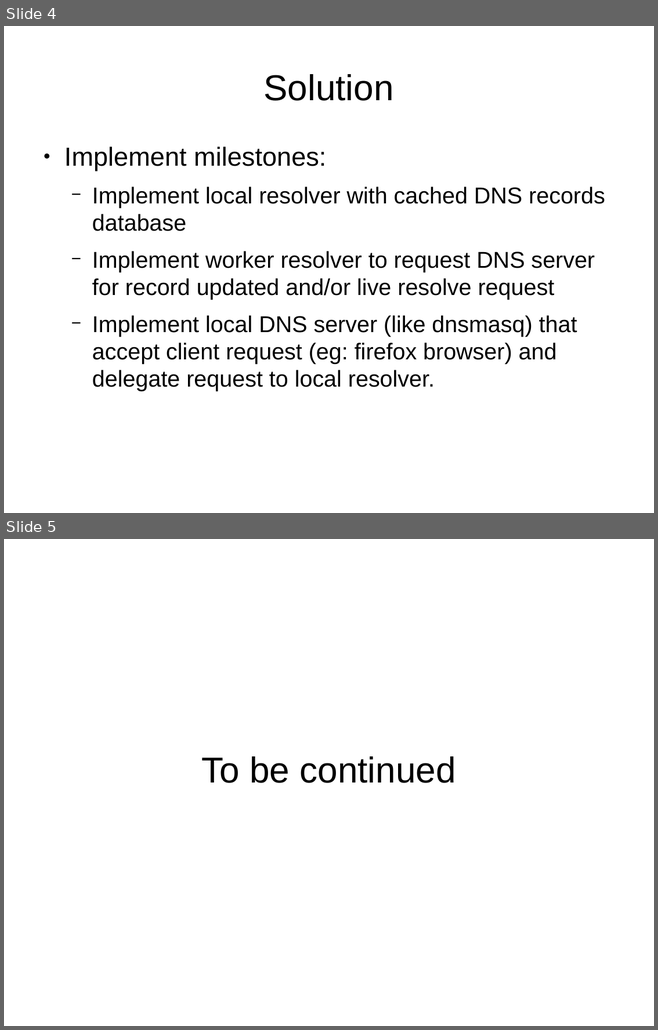
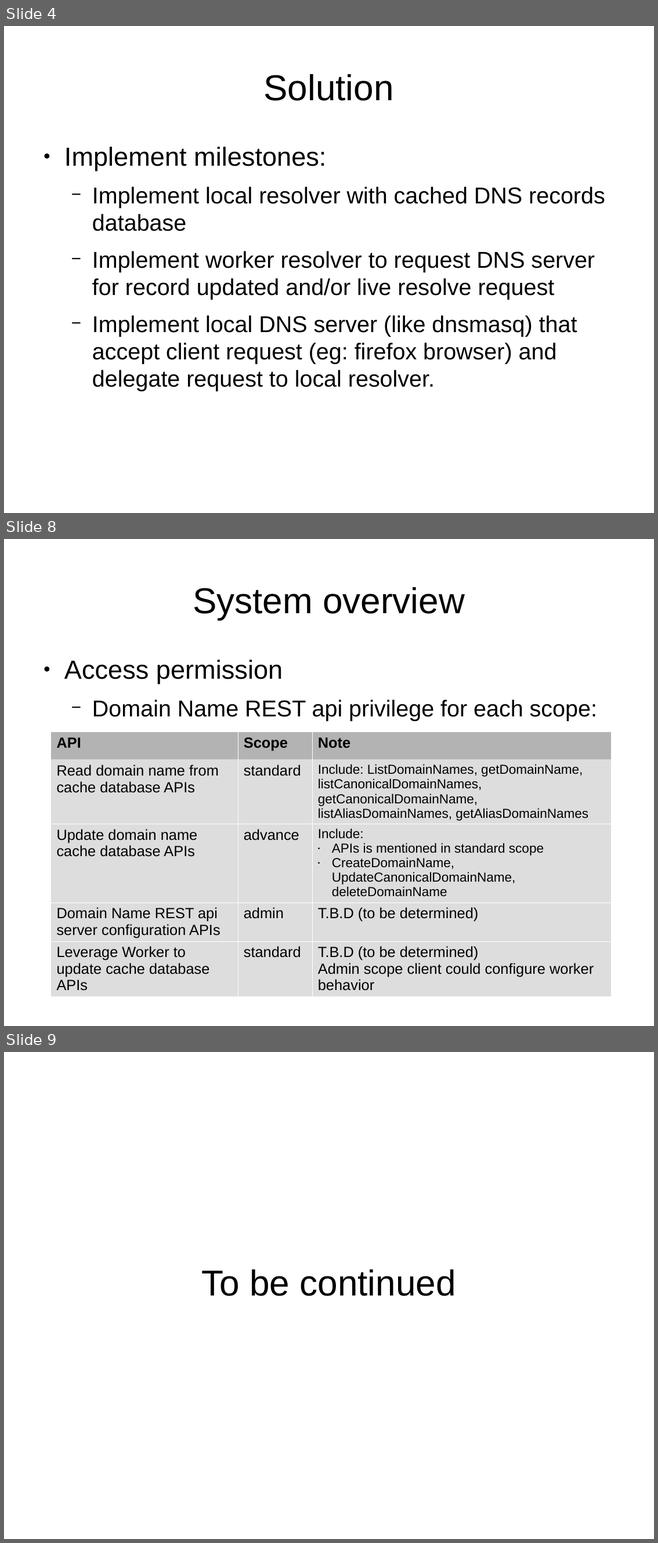
Before and after one commit to FanDakFai/dnsoverhttps, a slide deck: docs/OpenTrustDNSResolver.odp. Shown one above the other, each under a label of ours: slides 4 and 5 before the commit, slides 4, 8 and 9 after it; the slides between them are not shown. The pictures are 658x1030 and 658x1543 pixels, drawn with LibreOffice and Linux fonts; fonts in the diff are those of the drawing. Boxes give left, top, right and bottom in pixels: in the first picture for what was removed or moved away, otherwise in the second. Text is boxed around its words. In the diff, an @@ line names an element or a change of style, - is before the commit and + after.

Commit message:
[OpenTrustDNSResolver] update introduction document, add Authriation Server design (scope, and permission)

```diff
--- a/docs/OpenTrustDNSResolver.odp
+++ b/docs/OpenTrustDNSResolver.odp
@@ slide 8 added at (x1=4, y1=539, x2=654, y2=1026), background #FFFFFF @@
@@ title added at (x1=192, y1=587, x2=465, y2=620), 44 pt, text #000000 @@
+System overview
@@ text added at (x1=64, y1=660, x2=597, y2=721), 28 pt, text #000000 @@
+● Access permission
+  − Domain Name REST api privilege for each scope:
@@ table added at (x1=50, y1=732, x2=611, y2=998), 5 rows, 3 columns @@
+API | Scope | Note
+Read domain name from cache database APIs | standard | Include: ListDomainNames, getDomainName, listCanonicalDomainNames, getCanonicalDomainName, listAliasDomainNames, getAliasDomainNames
+Update domain name cache database APIs | advance | Include: / APIs is mentioned in standard scope / CreateDomainName, UpdateCanonicalDomainName, deleteDomainName
+Domain Name REST api server configuration APIs | admin | T.B.D (to be determined)
+Leverage Worker to update cache database APIs | standard | T.B.D (to be determined) / Admin scope client could configure worker behavior
@@ what was slide 5 is now slide 9 @@
```
Also in this commit, not shown: 3 other slides added.
